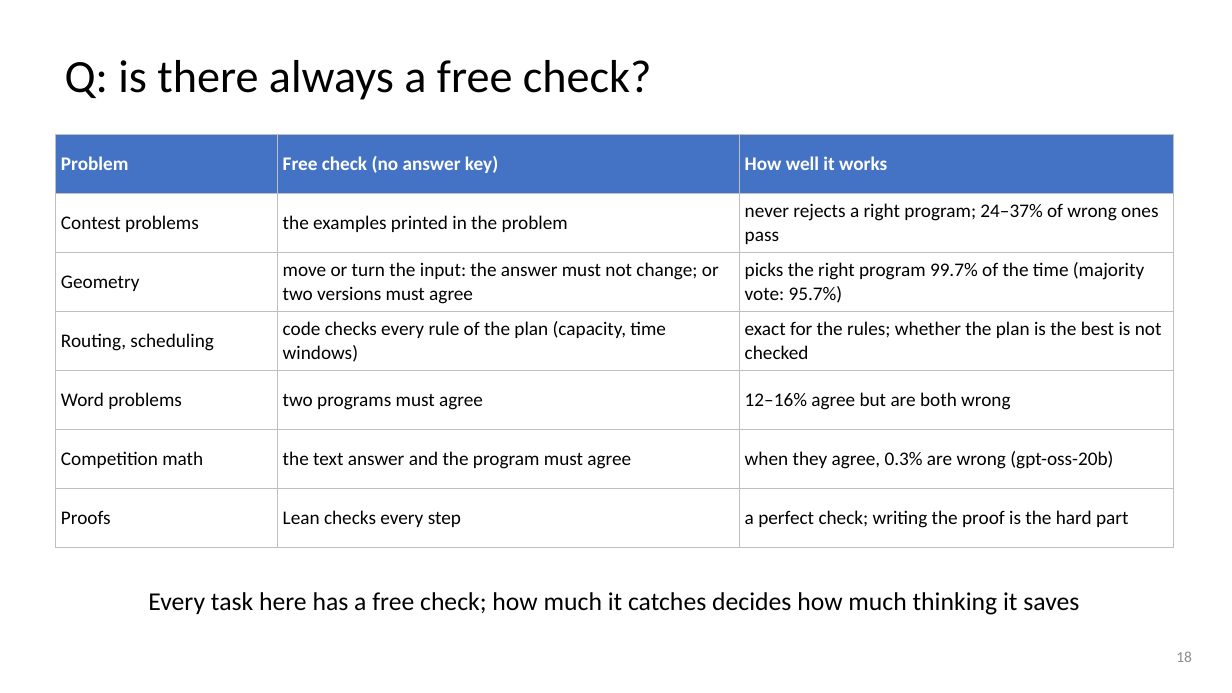
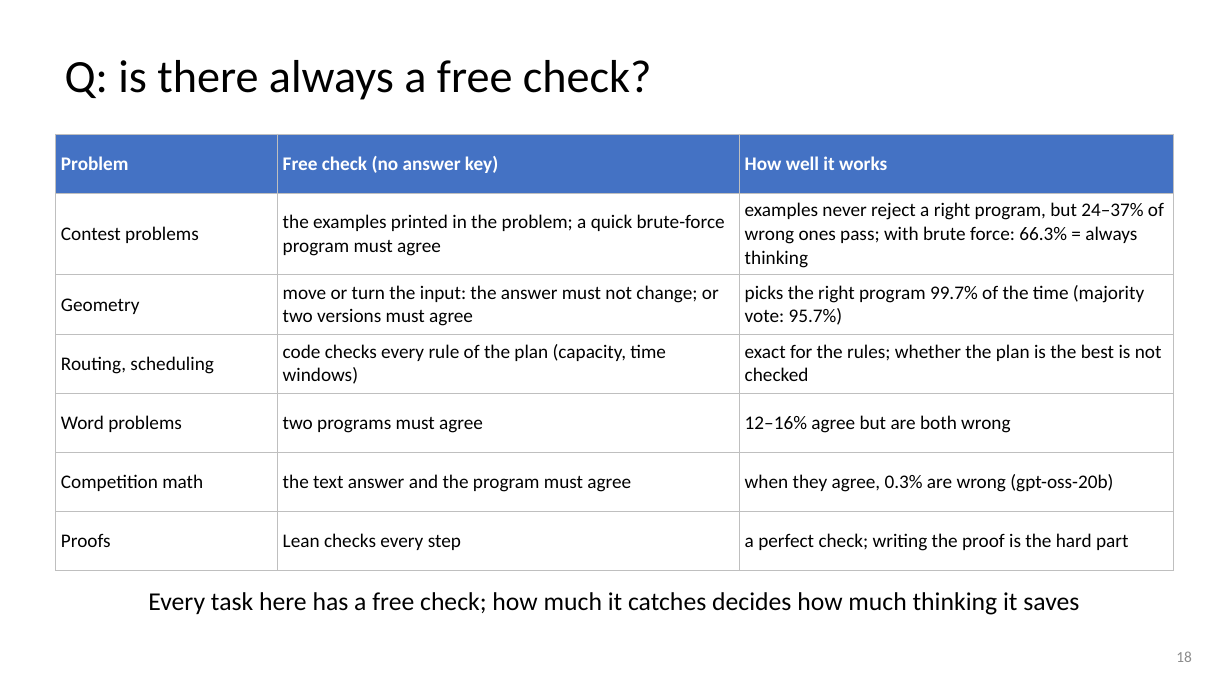
Before and after one commit to dlwns147/CSED490E_Project_Team5, a slide deck: slide 18 of Proposal_Team5.pptx. Drawn at 1232x693 pixels with LibreOffice and Linux fonts; fonts in the diff are those of the drawing. Boxes give left, top, right and bottom in pixels: in the first picture for what was removed or moved away, otherwise in the second. Text is boxed around its words. In the diff, an @@ line names an element or a change of style, - is before the commit and + after.

```diff
--- a/Proposal_Team5.pptx
+++ b/Proposal_Team5.pptx
@@ table at (55, 134, 1174, 555) @@
-row 2, column 2: the examples printed in the problem
+row 2, column 2: the examples printed in the problem; a quick brute-force program must agree
-row 2, column 3: never rejects a right program; 24–37% of wrong ones pass
+row 2, column 3: examples never reject a right program, but 24–37% of wrong ones pass; with brute force: 66.3% = always thinking
```
Also in this commit, not shown: 3 other slides changed, 8 other files.
